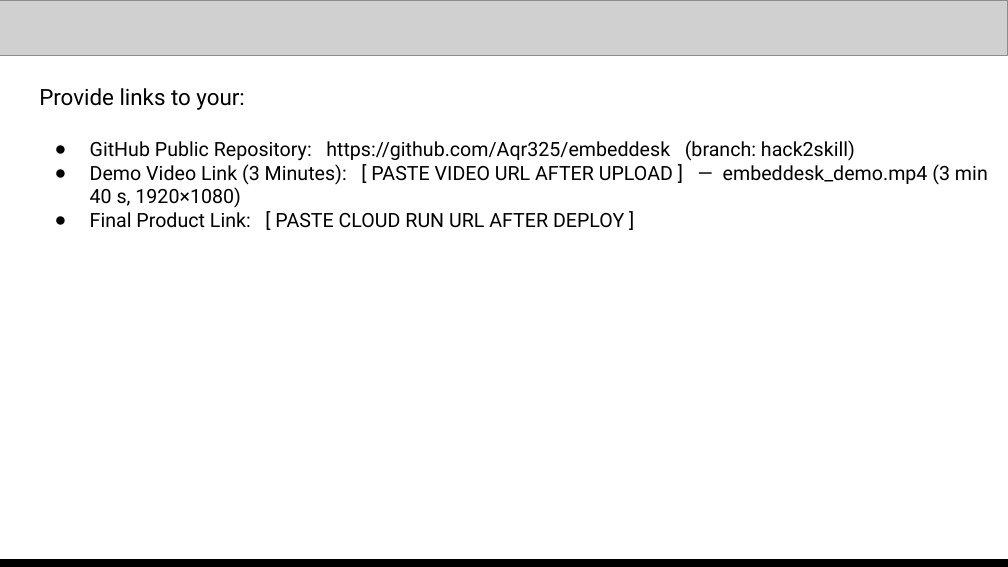
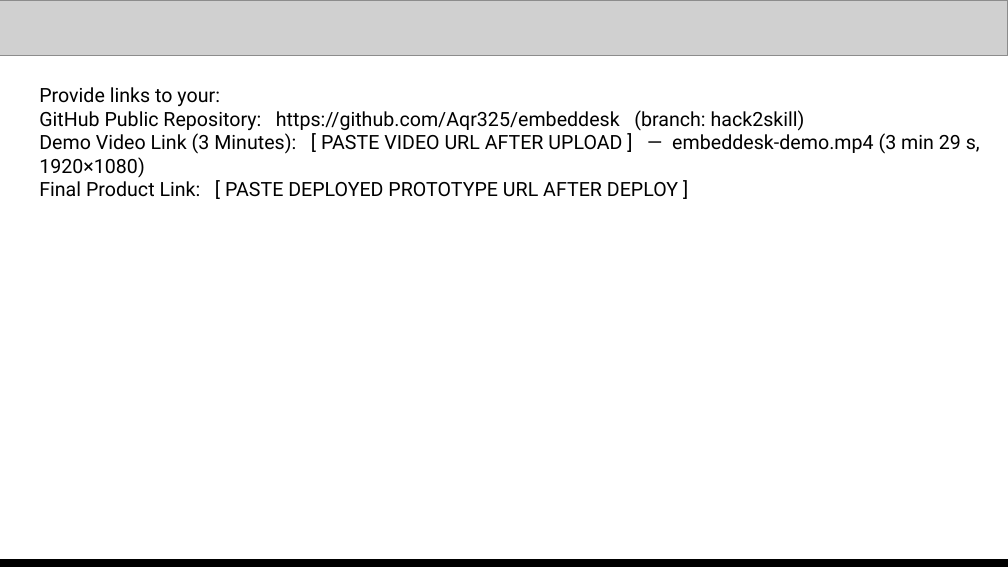
Before and after one commit to Aqr325/embeddesk, a slide deck: slide 14 of EmbedDesk-AI-Builder-Cup.pptx. Drawn at 1008x567 pixels with LibreOffice and Linux fonts; fonts in the diff are those of the drawing; grey boxes stand for pictures. Boxes give left, top, right and bottom in pixels: in the first picture for what was removed or moved away, otherwise in the second. Text is boxed around its words. In the diff, an @@ line names an element or a change of style, - is before the commit and + after.

Commit message:
fix(submission): correct team leader to Ryan Wan, align deployment claims with Firebase route (dual-mode serverless), fix video duration 3:29, product link placeholder

```diff
--- a/EmbedDesk-AI-Builder-Cup.pptx
+++ b/EmbedDesk-AI-Builder-Cup.pptx
@@ text at box(39, 87, 805, 131): size 16 to 14 pt in "Provide links to your:"; bullet ● to none @@
@@ text at box(39, 133, 980, 197): text changed @@
-● Demo Video Link (3 Minutes): [ PASTE VIDEO URL AFTER UPLOAD ] — embeddesk_demo.mp4 (3 min 40 s, 1920×1080)
-● Final Product Link: [ PASTE CLOUD RUN URL AFTER DEPLOY ]
+Demo Video Link (3 Minutes): [ PASTE VIDEO URL AFTER UPLOAD ] — embeddesk-demo.mp4 (3 min 29 s, 1920×1080)
+Final Product Link: [ PASTE DEPLOYED PROTOTYPE URL AFTER DEPLOY ]
```
Also in this commit, not shown: 4 other slides changed, 1 other file.
